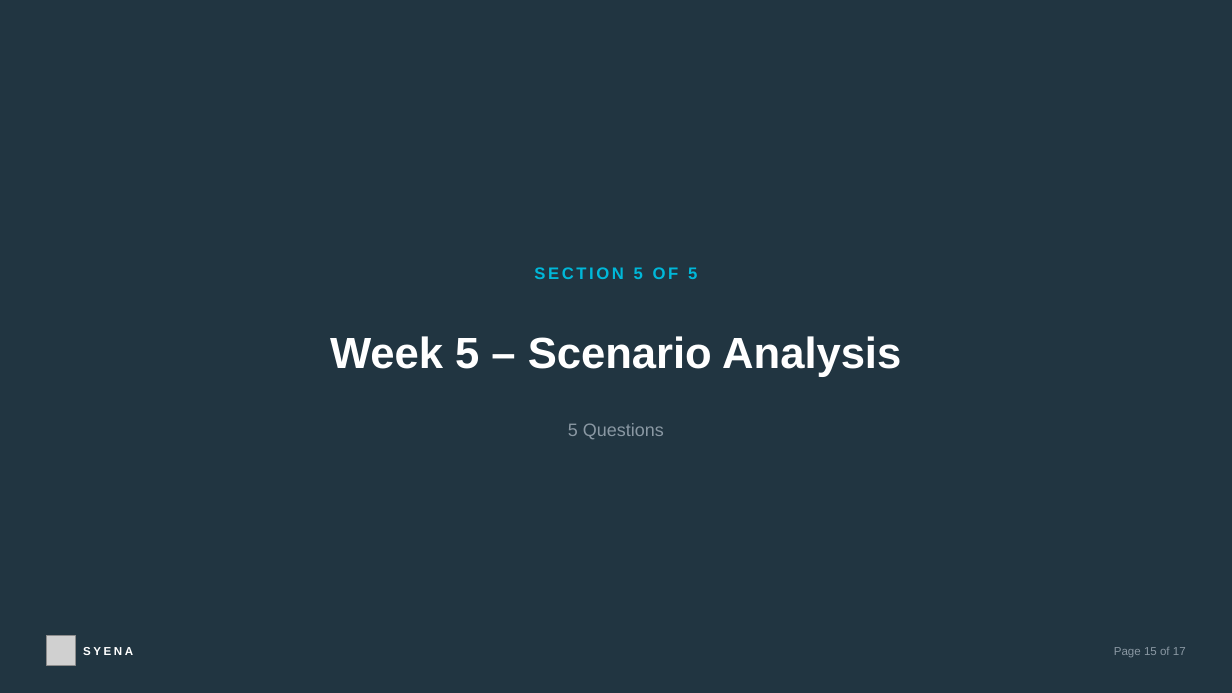
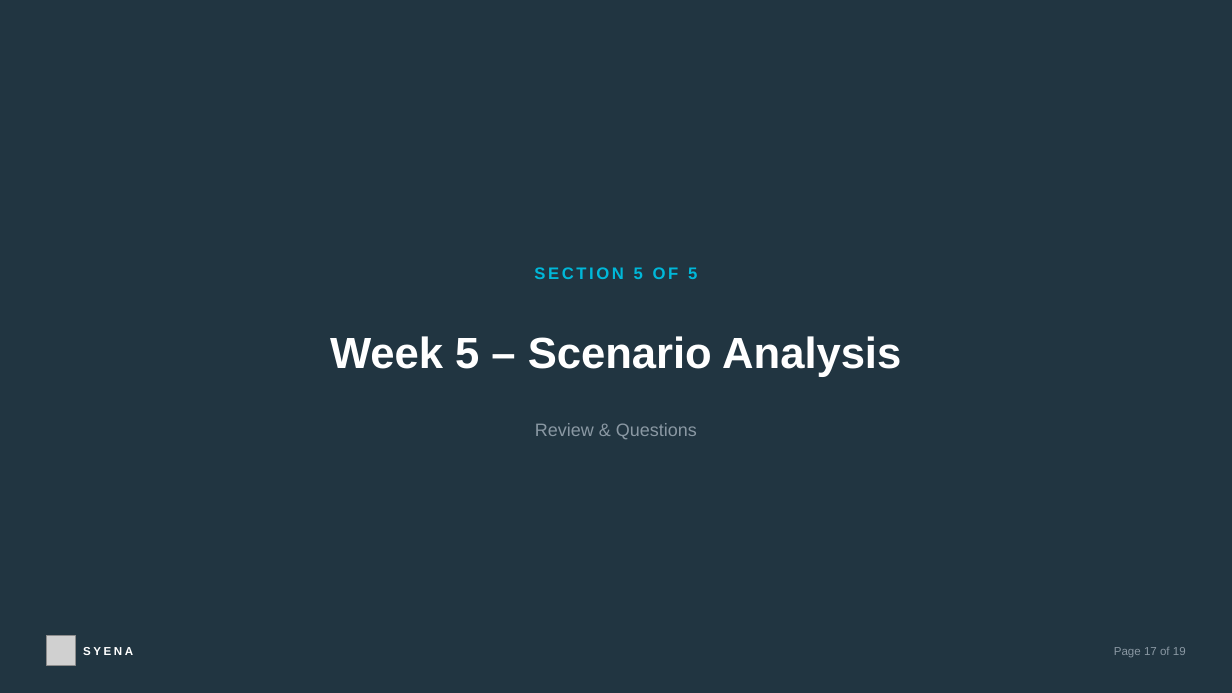
Before and after one commit to sauparnasarkar/climate-emissions-analysis-project, a slide deck: slide 17 of climate-dashboard-react/public/GHG_Internship_Review_QA_Deck.pptx (slide 15 before the commit). Drawn at 1232x693 pixels with LibreOffice and Linux fonts; fonts in the diff are those of the drawing; grey boxes stand for pictures. Boxes give left, top, right and bottom in pixels: in the first picture for what was removed or moved away, otherwise in the second. Text is boxed around its words. In the diff, an @@ line names an element or a change of style, - is before the commit and + after.

```diff
--- a/climate-dashboard-react/public/GHG_Internship_Review_QA_Deck.pptx
+++ b/climate-dashboard-react/public/GHG_Internship_Review_QA_Deck.pptx
@@ text at box(535, 423, 697, 439): text changed @@
-5 Questions
+Review & Questions
@@ text at box(1114, 647, 1186, 657): text changed @@
-Page 15 of 17
+Page 17 of 19
```
Also in this commit, not shown: 16 other slides changed, 2 slides added.
